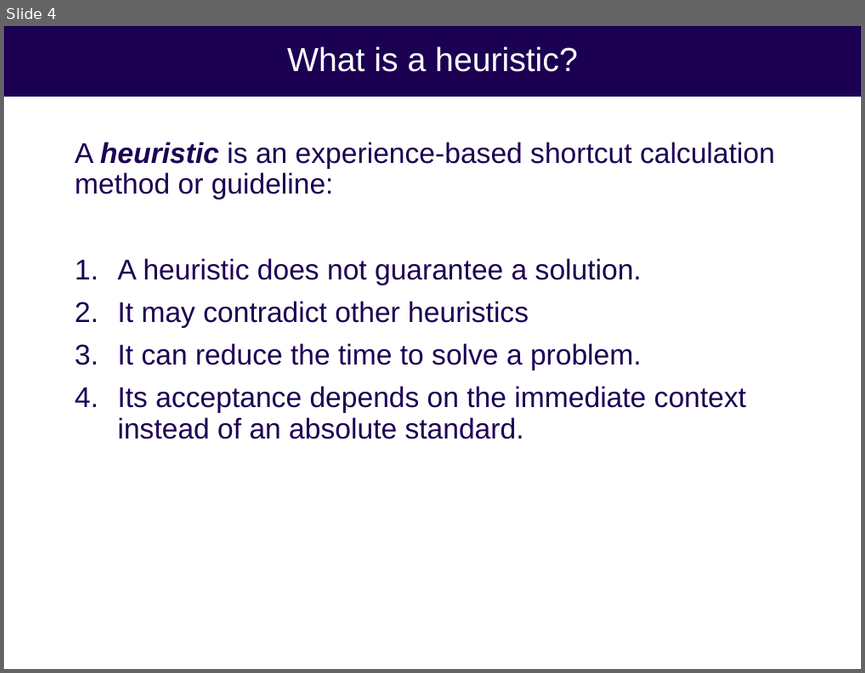
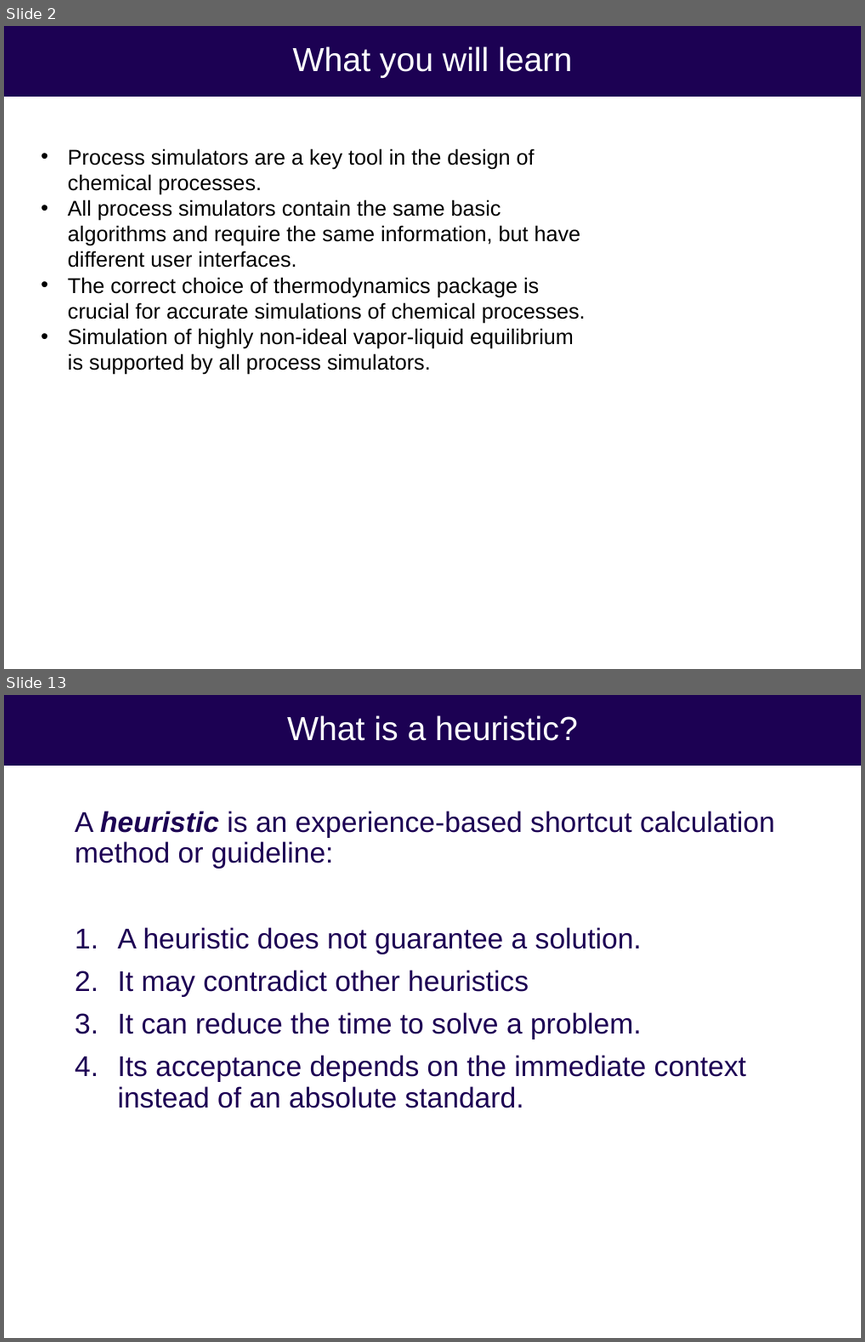
Before and after one commit to uw-cheme485/uw-cheme485.github.io, a slide deck: lectures/L6_Aspen.pptx. Shown one above the other, each under a label of ours: slide 4 before the commit, slides 2 and 13 after it; the slides between them are not shown. The pictures are 865x673 and 865x1342 pixels, drawn with LibreOffice and Linux fonts; fonts in the diff are those of the drawing. Boxes give left, top, right and bottom in pixels: in the first picture for what was removed or moved away, otherwise in the second. Text is boxed around its words. In the diff, an @@ line names an element or a change of style, - is before the commit and + after.

```diff
--- a/lectures/L6_Aspen.pptx
+++ b/lectures/L6_Aspen.pptx
@@ slide 2 added at (4, 26, 861, 669), background #FFFFFF; not listed: 1 template element that a slide beside it also shows @@
@@ title added at (293, 46, 572, 78), 28 pt, text #FFFFFF @@
+What you will learn
@@ text added at (68, 148, 585, 374), 18 pt, text #000000 @@
+• Process simulators are a key tool in the design of chemical processes.
+• All process simulators contain the same basic algorithms and require the same information, but have different user interfaces.
+• The correct choice of thermodynamics package is crucial for accurate simulations of chemical processes.
+• Simulation of highly non-ideal vapor-liquid equilibrium is supported by all process simulators.
@@ what was slide 4 is now slide 13 @@
```
Also in this commit, not shown: 2 slides changed, 9 other slides added, 1 slide removed, 3 other files.
